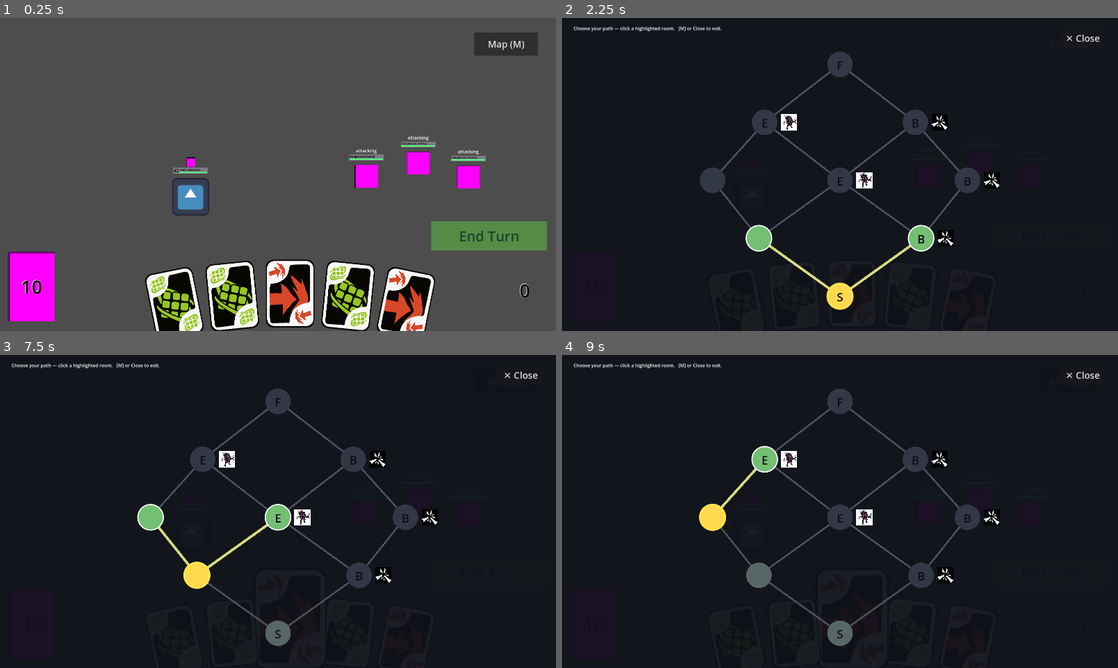
Above: before the commit, frames 1-4 (two rows, left to right).
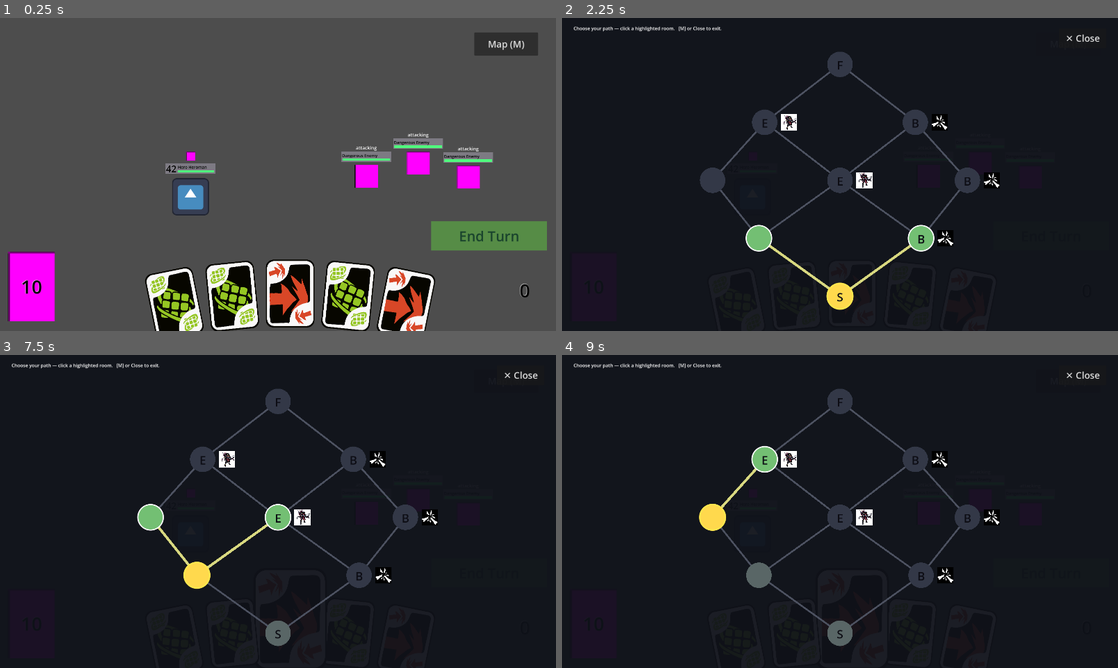
Above: after the commit, the same moments.

Repository: jacob-miller-hq/gmtk-2026
Game: Godot game, scene res://Scenes/combat.tscn
The game is run twice, just before and just after one commit, with the same random seed, the same clock (stepped at 60 frames per second) and the same inputs. The engine's default icon, where the game draws it, is replaced by a stand-in: a white triangle on a blue panel in a dark square.
Inputs (mouse positions are in pixels of both pictures, inside the frame that each line leads up to):
- Up to frame 1 (0.25 s): no input
- Up to frame 2 (2.25 s): click "Map (M)" at 0.5 s; click "Map (M)" at 1.25 s; click "Map (M)" at 2 s
- Up to frame 3 (7.5 s): tap A every 0.75 s from 2.75 to 6.5 s; move the mouse to (405, 639) at 2.77 s; click (405, 639) at 2.92 s; move the mouse to (350, 633) at 3.52 s; click (350, 633) at 3.67 s; move the mouse to (289, 630) at 4.27 s; click (289, 630) at 4.42 s; move the mouse to (233, 633) at 5.02 s; click (233, 633) at 5.17 s; move the mouse to (172, 639) at 5.77 s; click (172, 639) at 5.92 s; move the mouse to (278, 633) at 6.52 s; click (278, 633) at 6.67 s; move the mouse to (194, 574) at 7.27 s; click (194, 574) at 7.42 s
- Up to frame 4 (9 s): move the mouse to (923, 574) at 8.02 s; click (923, 574) at 8.17 s; move the mouse to (712, 517) at 8.77 s; click (712, 517) at 8.92 s

The runs differ from the first frame. In frame 1, 1.1% of the frame differs, in the area x 3-95%, y 36-90%; in frame 2, less than 0.1%; in frame 3, less than 0.1%; in frame 4, less than 0.1%.

Commit message:
Make nameplates bigger

Diff:
--- a/Scenes/enemy.tscn
+++ b/Scenes/enemy.tscn
@@ -9,7 +9,7 @@
 radius = 46.173584
 
 [sub_resource type="LabelSettings" id="LabelSettings_hghv2"]
-font_size = 10
+font_size = 14
 font_color = Color(0, 0, 0, 1)
 
 [node name="Enemy" type="Node2D" unique_id=712620868]
@@ -30,9 +30,9 @@
 anchor_right = 0.5
 anchor_bottom = 1.0
 offset_left = -35.0
-offset_top = -100.0
+offset_top = -110.0
 offset_right = 35.0
-offset_bottom = -77.0
+offset_bottom = -87.0
 grow_horizontal = 2
 grow_vertical = 0
 text = "waiting..."
@@ -58,9 +58,10 @@
 anchor_top = 1.0
 anchor_right = 0.5
 anchor_bottom = 1.0
-offset_left = -60.0
-offset_top = -20.0
-offset_right = 60.0
+offset_left = -86.0
+offset_top = -30.0
+offset_right = 86.0
+offset_bottom = 6.0
 grow_horizontal = 2
 grow_vertical = 0
 color = Color(0.49019608, 0.47843137, 0.5137255, 1)
@@ -68,24 +69,24 @@
 [node name="Name" type="Label" parent="Nameplate/ColorRect" unique_id=131612795]
 layout_mode = 0
 offset_left = 2.0
-offset_right = 118.0
-offset_bottom = 14.0
+offset_right = 170.0
+offset_bottom = 24.0
 text = "Dangerous Enemy"
 label_settings = SubResource("LabelSettings_hghv2")
 vertical_alignment = 2
 
 [node name="HPBar" type="ColorRect" parent="Nameplate/ColorRect" unique_id=989257853]
 layout_mode = 0
-offset_left = 2.0
-offset_top = 14.0
-offset_right = 118.0
-offset_bottom = 18.0
+offset_left = 4.0
+offset_top = 24.0
+offset_right = 168.0
+offset_bottom = 32.0
 color = Color(0.23529412, 0.23529412, 0.23529412, 1)
 
 [node name="HP" type="ColorRect" parent="Nameplate/ColorRect/HPBar" unique_id=44113402]
 layout_mode = 0
 offset_right = 60.0
-offset_bottom = 4.0
+offset_bottom = 8.0
 color = Color(0.30980393, 1, 0.49019608, 1)
 
 [connection signal="input_event" from="Area2D" to="." method="_on_area_2d_input_event"]
--- a/Scenes/hero.tscn
+++ b/Scenes/hero.tscn
@@ -5,12 +5,15 @@
 
 [sub_resource type="LabelSettings" id="LabelSettings_ucn7y"]
 line_spacing = 0.0
+font_size = 32
 font_color = Color(0, 0, 0, 1)
-outline_size = 1
-outline_color = Color(1, 1, 1, 0.54509807)
+outline_color = Color(1, 1, 1, 0)
+shadow_size = 0
+shadow_color = Color(1, 1, 1, 0.49019608)
+shadow_offset = Vector2(-1, -1)
 
 [sub_resource type="LabelSettings" id="LabelSettings_j8u8u"]
-font_size = 10
+font_size = 14
 font_color = Color(0, 0, 0, 1)
 
 [sub_resource type="CapsuleShape2D" id="CapsuleShape2D_stlmo"]
@@ -45,25 +48,21 @@
 anchor_top = 1.0
 anchor_right = 0.5
 anchor_bottom = 1.0
-offset_left = -60.0
-offset_top = -20.0
-offset_right = 60.0
+offset_left = -86.0
+offset_top = -36.0
+offset_right = 86.0
 grow_horizontal = 2
 grow_vertical = 0
 color = Color(0.49019608, 0.47843137, 0.5137255, 1)
 
 [node name="Age" type="Label" parent="Nameplate/ColorRect" unique_id=849046447]
 layout_mode = 1
-anchors_preset = 8
-anchor_left = 0.5
+anchors_preset = 4
 anchor_top = 0.5
-anchor_right = 0.5
 anchor_bottom = 0.5
-offset_left = -61.5
-offset_top = -12.0
-offset_right = -38.5
-offset_bottom = 11.0
-grow_horizontal = 2
+offset_top = -20.0
+offset_right = 40.0
+offset_bottom = 20.0
 grow_vertical = 2
 text = "99"
 label_settings = SubResource("LabelSettings_ucn7y")
@@ -72,25 +71,25 @@
 
 [node name="Name" type="Label" parent="Nameplate/ColorRect" unique_id=1018079507]
 layout_mode = 0
-offset_left = 22.0
-offset_right = 118.0
-offset_bottom = 14.0
+offset_left = 42.0
+offset_right = 138.0
+offset_bottom = 24.0
 text = "Name Lastname"
 label_settings = SubResource("LabelSettings_j8u8u")
 vertical_alignment = 2
 
 [node name="HPBar" type="ColorRect" parent="Nameplate/ColorRect" unique_id=530996966]
 layout_mode = 0
-offset_left = 22.0
-offset_top = 14.0
-offset_right = 118.0
-offset_bottom = 18.0
+offset_left = 42.0
+offset_top = 24.0
+offset_right = 168.0
+offset_bottom = 32.0
 color = Color(0.23529412, 0.23529412, 0.23529412, 1)
 
 [node name="HP" type="ColorRect" parent="Nameplate/ColorRect/HPBar" unique_id=143239593]
 layout_mode = 0
 offset_right = 60.0
-offset_bottom = 4.0
+offset_bottom = 8.0
 color = Color(0.30980393, 1, 0.49019608, 1)
 
 [node name="Area2D" type="Area2D" parent="." unique_id=1308233649]
@@ -99,7 +98,7 @@
 shape = SubResource("CapsuleShape2D_stlmo")
 
 [node name="ActionTaken" type="Sprite2D" parent="." unique_id=157884304]
-position = Vector2(0, -120)
+position = Vector2(0, -140)
 texture = SubResource("PlaceholderTexture2D_stlmo")
 
 [connection signal="input_event" from="Area2D" to="." method="_on_area_2d_input_event"]
--- a/Scenes/pile.tscn
+++ b/Scenes/pile.tscn
@@ -9,7 +9,7 @@
 font_size = 64
 font_color = Color(0, 0, 0, 1)
 shadow_size = 4
-shadow_color = Color(1, 1, 1, 1)
+shadow_color = Color(1, 1, 1, 0.5411765)
 shadow_offset = Vector2(-1, -1)
 
 [node name="DrawPile" type="Node2D" unique_id=54056495]
